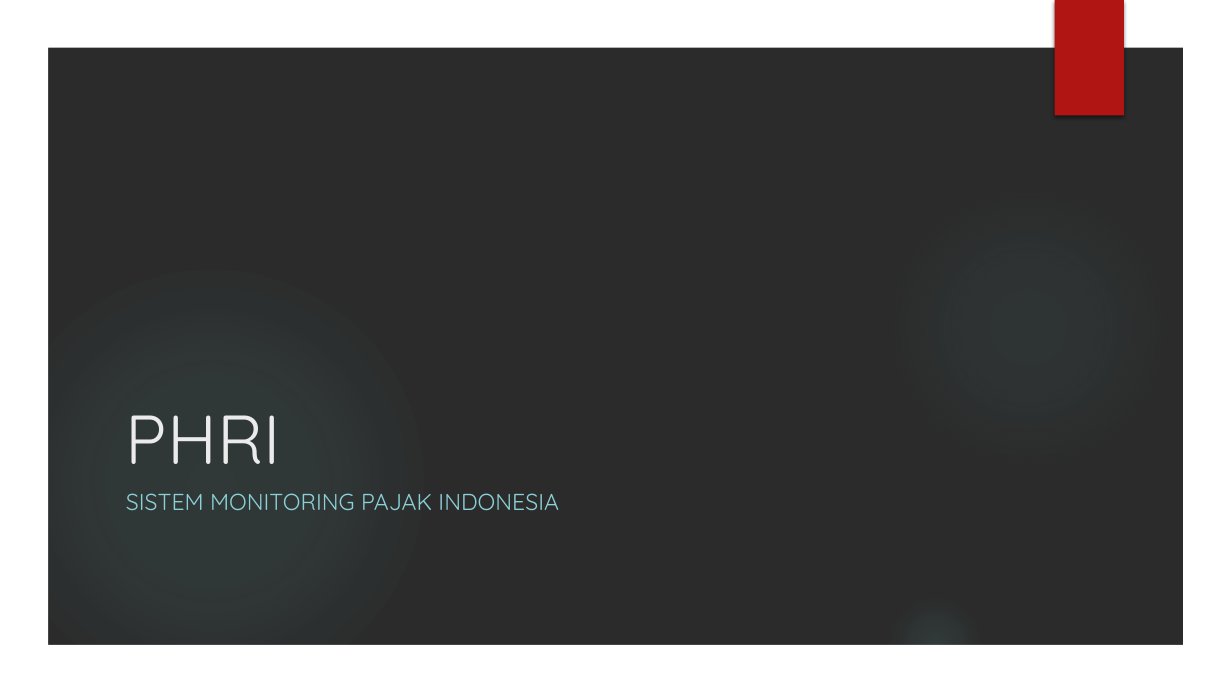
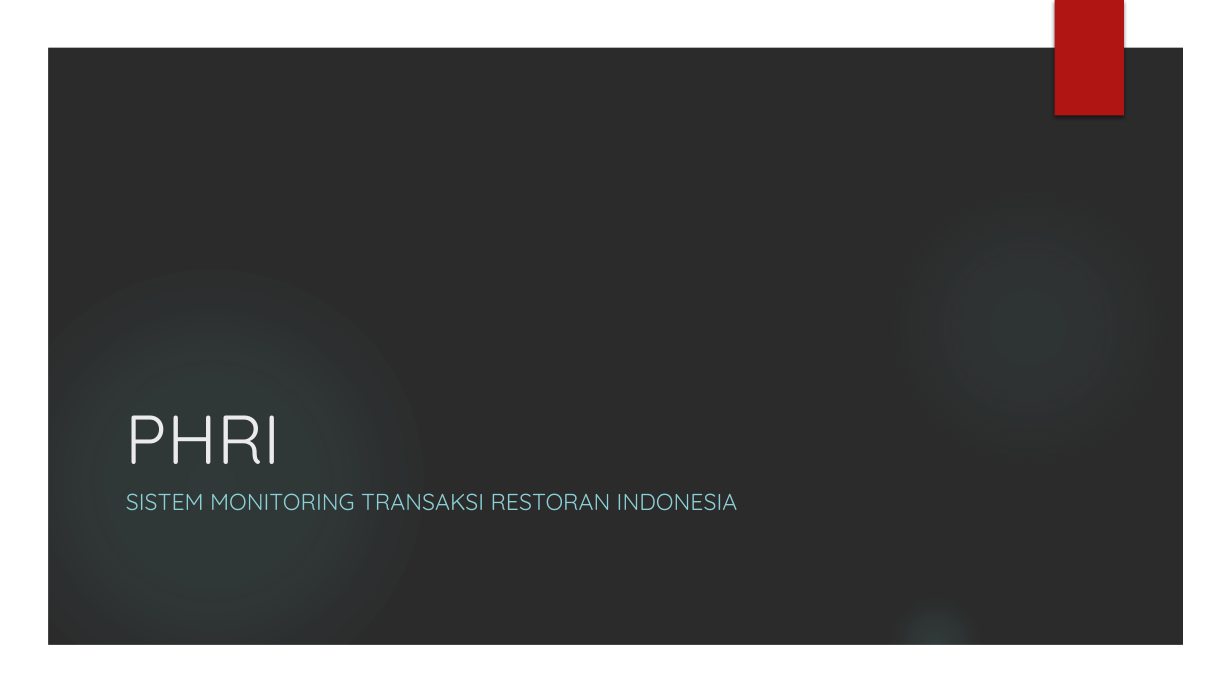
Before and after one commit to christiantigor/phri_web, a slide deck: slide 1 of Presentasi - PHRI.pptx. Drawn at 1232x693 pixels with LibreOffice and Linux fonts; fonts in the diff are those of the drawing; background and template pictures are left out; a plain dark background stands for a picture behind light text. Boxes give left, top, right and bottom in pixels: in the first picture for what was removed or moved away, otherwise in the second. Text is boxed around its words. In the diff, an @@ line names an element or a change of style, - is before the commit and + after.

```diff
--- a/Presentasi - PHRI.pptx
+++ b/Presentasi - PHRI.pptx
@@ subtitle at bbox=[126, 493, 738, 510]: text changed @@
-SISTEM MONITORING PAJAK INDONESIA
+SISTEM MONITORING TRANSAKSI RESTORAN INDONESIA
```
Also in this commit, not shown: 1 other slide changed, 1 other file.
